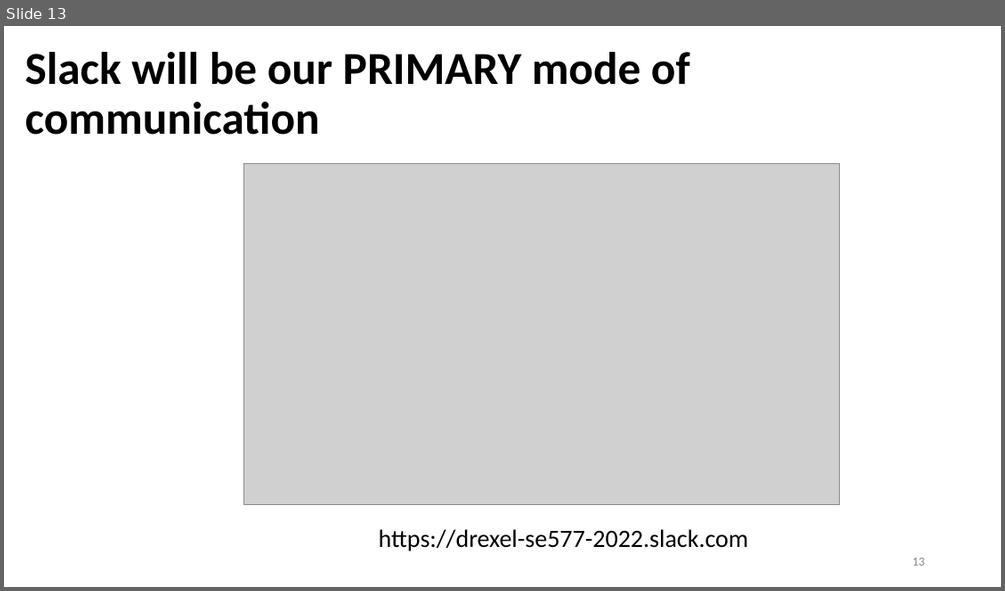
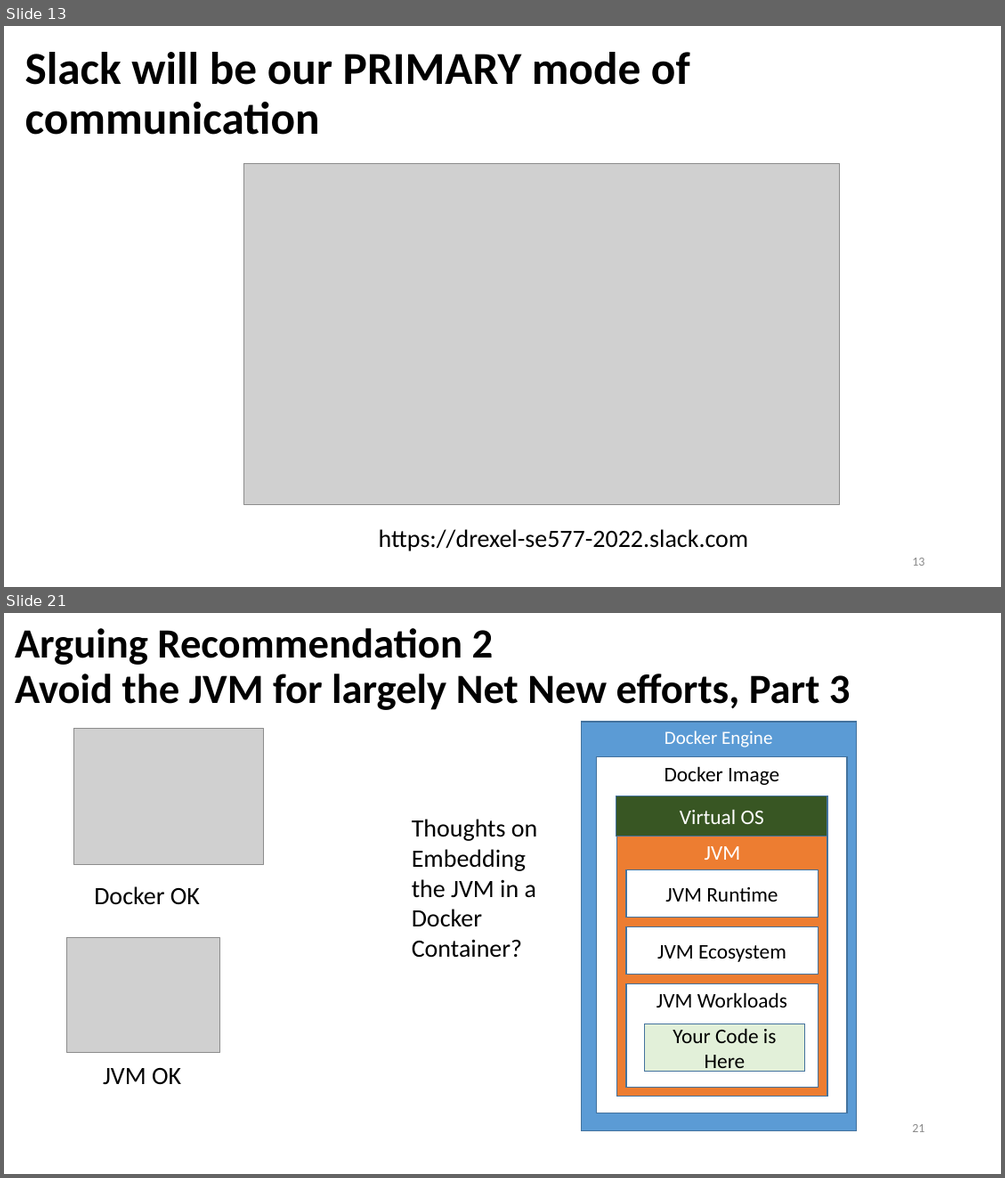
Before and after one commit to ArchitectingSoftware/SE577-SoftwareArchitecture, a slide deck: lectures/Week 1 - Course Overview.pptx. Shown one above the other, each under a label of ours: slide 13 before the commit, slides 13 and 21 after it; the slides between them are not shown. The pictures are 1005x591 and 1005x1178 pixels, drawn with LibreOffice and Linux fonts; fonts in the diff are those of the drawing; grey boxes stand for pictures. Boxes give left, top, right and bottom in pixels: in the first picture for what was removed or moved away, otherwise in the second. Text is boxed around its words. In the diff, an @@ line names an element or a change of style, - is before the commit and + after.

```diff
--- a/lectures/Week 1 - Course Overview.pptx
+++ b/lectures/Week 1 - Course Overview.pptx
@@ slide 21 added at (4, 613, 1001, 1174), background #FFFFFF @@
@@ title added at (15, 628, 850, 710), 40 pt, text #000000, bold @@
+Arguing Recommendation 2
+Avoid the JVM for largely Net New efforts, Part 3
@@ picture added at (73, 728, 264, 864) @@
@@ rectangle added at (582, 722, 857, 1130), fill #5B9BD5, outline #43739E 1 pt, 18 pt, text #FFFFFF @@
+Docker Engine
@@ rectangle added at (597, 757, 848, 1113), fill #FFFFFF, outline #43739E 1 pt, 20 pt, text #000000 @@
+Docker Image
@@ rectangle added at (616, 796, 827, 835), fill #385723, outline #43739E 1 pt, 20 pt, text #FFFFFF @@
+Virtual OS
@@ text added at (412, 819, 537, 957), 24 pt, text #000000 @@
+Thoughts on
+Embedding the JVM in a Docker Container?
@@ rectangle added at (617, 835, 827, 1096), fill #ED7D31, outline #43739E 1 pt, 20 pt, text #FFFFFF @@
+JVM
@@ rectangle added at (626, 869, 817, 916), fill #FFFFFF, outline #43739E 1 pt, 20 pt, text #000000 @@
+JVM Runtime
@@ text added at (94, 886, 200, 905), 24 pt, text #000000 @@
+Docker OK
@@ rectangle added at (626, 927, 817, 974), fill #FFFFFF, outline #43739E 1 pt, 20 pt, text #000000 @@
+JVM Ecosystem
@@ picture added at (67, 938, 219, 1052) @@
@@ rectangle added at (626, 984, 817, 1087), fill #FFFFFF, outline #43739E 1 pt, 20 pt, text #000000 @@
+JVM Workloads
@@ rectangle added at (645, 1023, 805, 1070), fill #E2F0D9, outline #43739E 1 pt, 20 pt, text #000000 @@
+Your Code is Here
@@ text added at (103, 1068, 181, 1085), 24 pt, text #000000 @@
+JVM OK
@@ page number added at (912, 1124, 924, 1132), 12 pt, text #8C8C8C @@
+21
```
Also in this commit, not shown: 1 slide changed, 9 other slides added, 4 other files.
